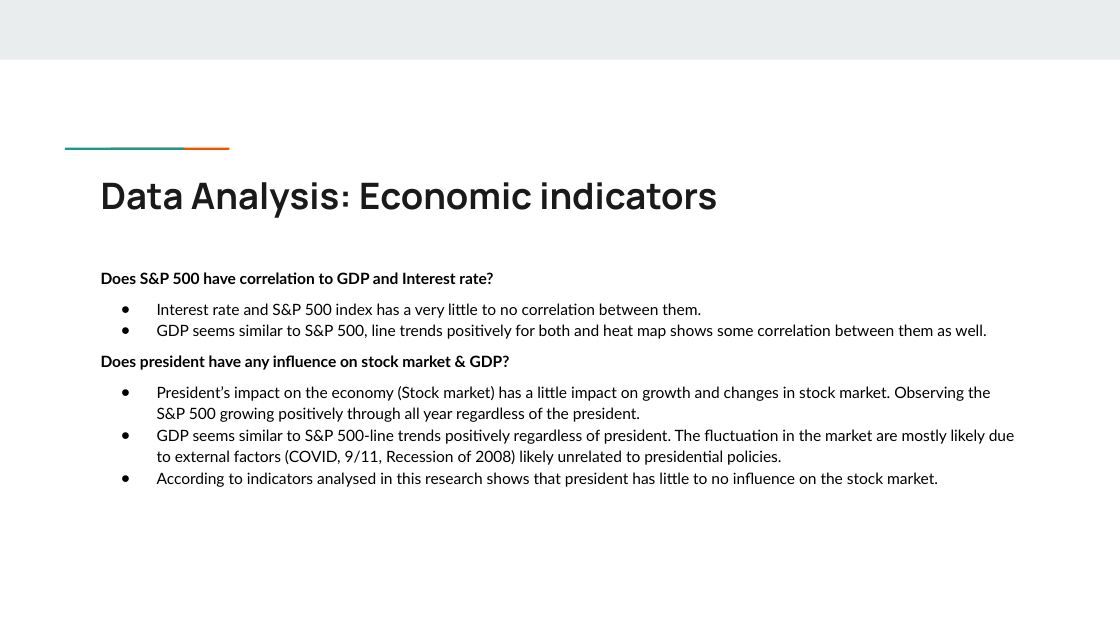
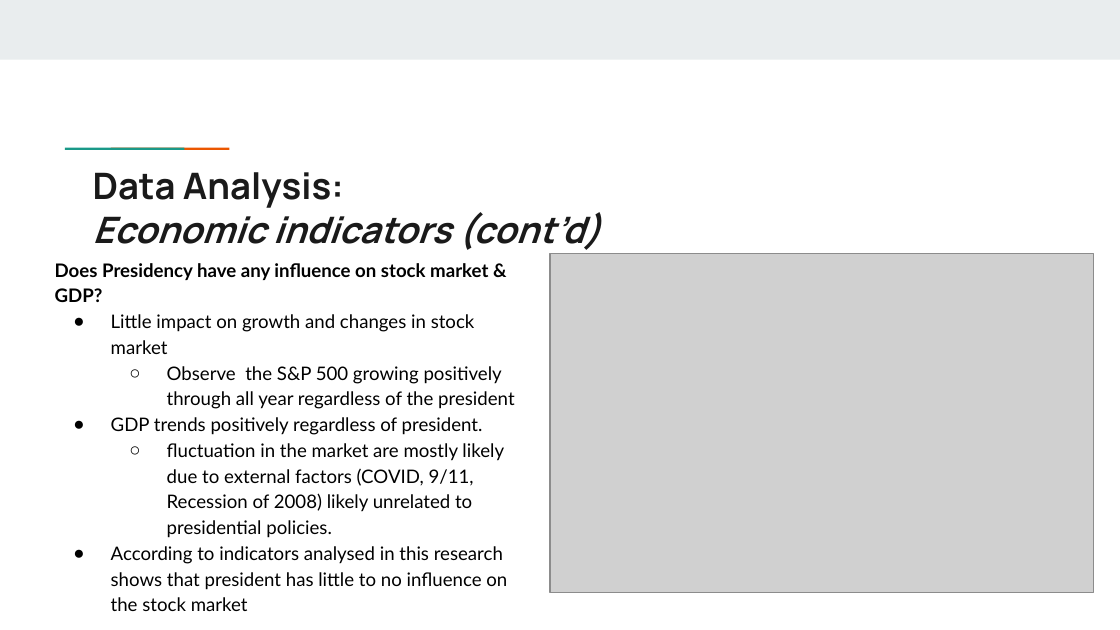
Before and after one commit to lfarlima/Monte-Carlo-Simulation, a slide deck: slide 8 of Project-01/Group Project Presentation.pptx (slide 7 before the commit). Drawn at 1120x630 pixels with LibreOffice and Linux fonts; fonts in the diff are those of the drawing; grey boxes stand for pictures. Boxes give left, top, right and bottom in pixels: in the first picture for what was removed or moved away, otherwise in the second. Text is boxed around its words. In the diff, an @@ line names an element or a change of style, - is before the commit and + after.

```diff
--- a/Project-01/Group Project Presentation.pptx
+++ b/Project-01/Group Project Presentation.pptx
@@ title at (93, 172, 601, 254): text changed; italic on @@
-Data Analysis: Economic indicators
+Data Analysis:
+Economic indicators (cont’d)
@@ text at (55, 263, 514, 611): text changed; size 10 to 12 pt @@
-Does S&P 500 have correlation to GDP and Interest rate?
-● Interest rate and S&P 500 index has a very little to no correlation between them.
-● GDP seems similar to S&P 500, line trends positively for both and heat map shows some correlation between them as well.
-Does president have any influence on stock market & GDP?
-● President’s impact on the economy (Stock market) has a little impact on growth and changes in stock market. Observing the S&P 500 growing positively through all year regardless of the president.
-● GDP seems similar to S&P 500-line trends positively regardless of president. The fluctuation in the market are mostly likely due to external factors (COVID, 9/11, Recession of 2008) likely unrelated to presidential policies.
-● According to indicators analysed in this research shows that president has little to no influence on the stock market.
+Does Presidency have any influence on stock market & GDP?
+● Little impact on growth and changes in stock market
+  ○ Observe the S&P 500 growing positively through all year regardless of the president
+● GDP trends positively regardless of president.
+  ○ fluctuation in the market are mostly likely due to external factors (COVID, 9/11, Recession of 2008) likely unrelated to presidential policies.
+● According to indicators analysed in this research shows that president has little to no influence on the stock market
@@ picture added at (550, 253, 1093, 592) @@
```
Also in this commit, not shown: 8 other slides changed, 3 slides added, 3 other files.
